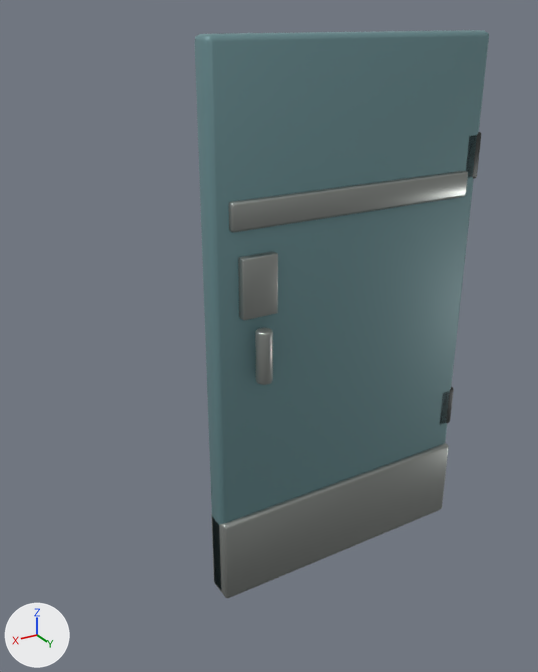
The glTF model public/assets/blender/hab_door_v4.glb, before and after one commit.
Before and after are seen from a camera (50 mm lens) standing at (2.21, 2.15, 2.15) and looking at (0.89, -0.04, 1.05). The lights are fixed; the arrows at lower left show +X, +Y and +Z. The older version comes first. Vertices at exactly the same position are counted once.

The first picture shows 'HabDoor'.
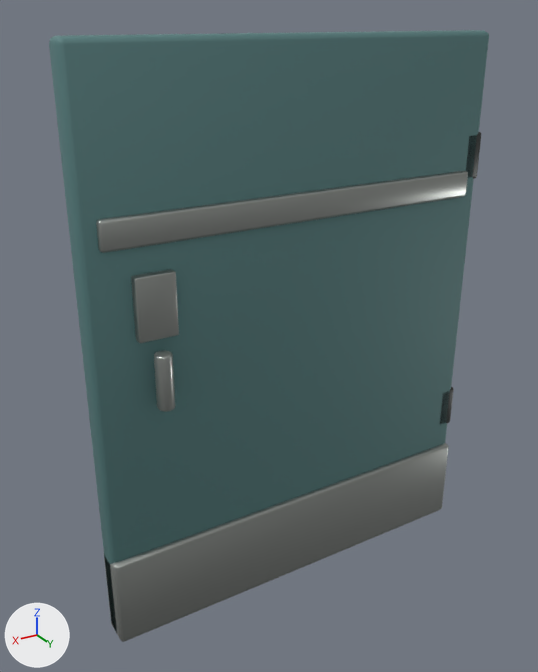
Where the newer file only moved an object's origin or applied its transform, the numbers keep the older frame.

What differs and where, as boxes (x1, y1, x2, y2) in the pictures (538 x 672 px; the box of a moved part takes in the faces that stretch with it):
'HabDoor', reshaped (49% wider, 8% taller): before (195, 30, 489, 598); after (49, 30, 489, 642)
part 1 of me_cube_2103, moved or reshaped: before (255, 327, 273, 385); after (154, 350, 176, 412)
part 2 of me_cube_2103, moved or reshaped: before (238, 251, 278, 320); after (131, 269, 179, 343)
part 3 of me_cube_2103, moved or reshaped: before (195, 30, 487, 598); after (49, 30, 487, 642)
part 4 of me_cube_2103, moved or reshaped: before (229, 171, 467, 233); after (96, 171, 467, 253)

The edits, one by one:
me_cube_2103 is used by ob_habdoor; location (0.58, 0.0, 1.05).
me_cube_2103 had 476 vertices, 924 faces and spanned x -0.59..0.58, y -0.09..0.13, z -1.05..1.05.
me_cube_2103 now has 476 vertices, 924 faces and spans x -0.59..1.02, y -0.09..0.13, z -1.05..1.05.
me_cube_2103 part 1: the loose piece of 140 vertices spanning x 0.39..0.45, y 0.07..0.13, z -0.1..0.1 is moved by (0.38, 0.0, 0.0).
me_cube_2103 part 2: the loose piece of 56 vertices spanning x 0.35..0.49, y 0.04..0.08, z 0.14..0.36 is moved by (0.38, 0.0, 0.0).
me_cube_2103 part 3: all 56 vertices in x 0.56..0.58, y -0.05..0.07, z -1.05..1.05 are moved by (0.44, 0.0, 0.0).
me_cube_2103 part 4: all 28 vertices in x 0.51..0.52, y -0.03..0.07, z 0.45..0.55 are moved by (0.44, 0.0, 0.0).
